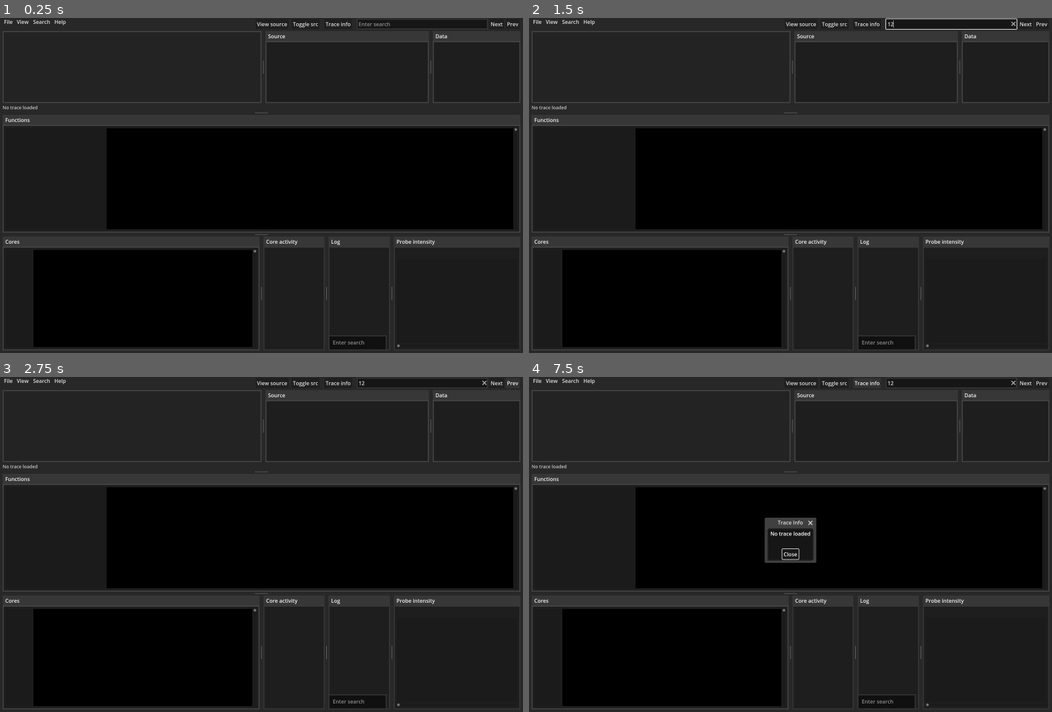
Above: before the commit, frames 1-4 (two rows, left to right).
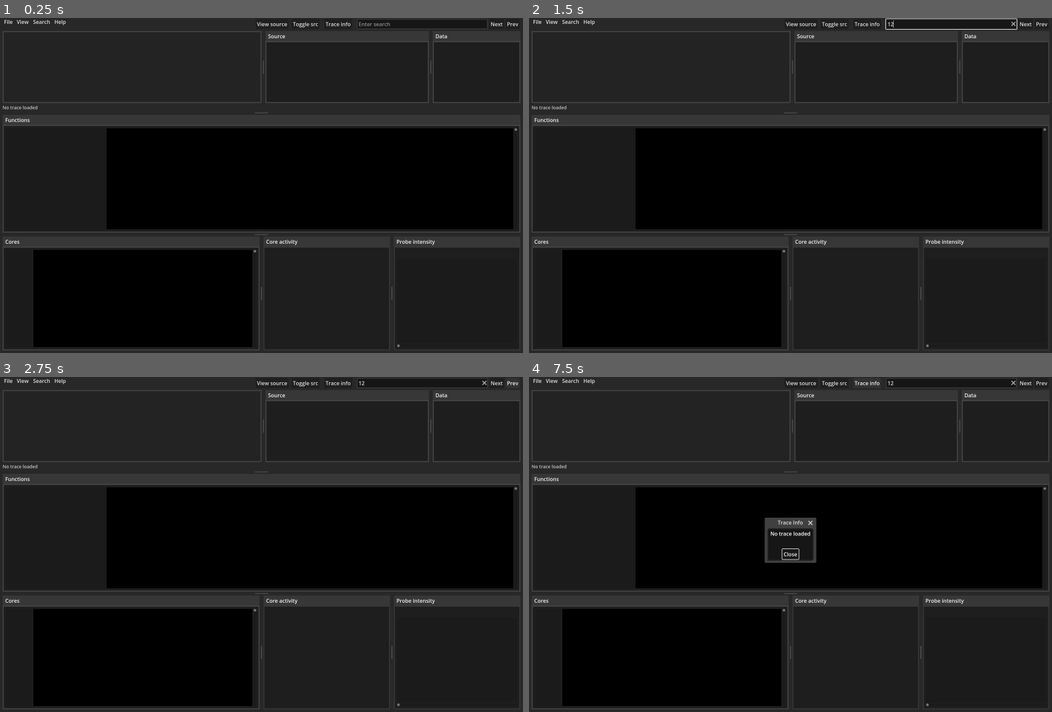
Above: after the commit, the same moments.

Repository: PatrikAAberg/dmce-gui
Game: Godot game, scene res://scene_controller.tscn
Same seed, same stepped clock (60 frames per second), same inputs: the game is played once before the commit and once after it.
Inputs (mouse positions are in pixels of both pictures, inside the frame that each line leads up to):
- Up to frame 1 (0.25 s): no input
- Up to frame 2 (1.5 s): click (748, 336) at 0.52 s; type "Alex" at 0.6 s; click (952, 24) at 0.75 s; type "12" at 0.83 s; click "Prev" at 1.25 s
- Up to frame 3 (2.75 s): click "Prev" at 2 s
- Up to frame 4 (7.5 s): click "Next" at 2.75 s; click "Next" at 3.5 s; click "Next" at 4.25 s; click "Next" at 5 s; click "Diff prev" at 5.75 s; click "Diff all" at 6.5 s; click "Trace info" at 7.25 s

The runs differ from the first frame. In frame 1, 0.2% of the frame differs, in the area x 61-74%, y 66-99%; in frame 2, 0.2%; in frame 3, 0.2%; in frame 4, 0.2%.
Error before the commit: Invalid access of index '0' on a base object of type: 'Array'. (res://TraceGUI.gd:856)
Error after the commit: Invalid access of index '0' on a base object of type: 'Array'. (res://TraceGUI.gd:864)

Commit message:
trace: log: not enabled by default, find next/prev

Diff:
--- a/dmcetraceGUI/TraceGUI.gd
+++ b/dmcetraceGUI/TraceGUI.gd
@@ -116,6 +116,8 @@
 var CoreActivityTabContainer
 var MovieTabContainer
 var LogFindLineEdit
+var LogSearchNextButton
+var LogSearchPrevButton
 
 func Activate():
 	Active = true
@@ -446,6 +448,7 @@
 	tracetmp.HexDump = []
 	tracetmp.LogPrintf = ""
 	tracetmp.LogPrintfLines = []
+	tracetmp.LogSearchIndex = 0
 	tracetmp.HexDumpRaw = []
 	tracetmp.HexDumpTraceEntry = []
 	tracetmp.HexDumpTraceEntryIndex = []
@@ -737,6 +740,8 @@
 	LogRichTextLabel = get_node("Background/VSplitTop/VSplitBot/TCMovieHSplitContainer/HistoCoreActivityHSplitContainer/LogCoreActivityHSplitContainer/LogTabContainer/LogVBoxContainer/LogRichTextLabel")
 	MovieTabContainer = get_node("Background/VSplitTop/VSplitBot/TCMovieHSplitContainer/HistoCoreActivityHSplitContainer/MovieTabContainer")
 	LogFindLineEdit = get_node("Background/VSplitTop/VSplitBot/TCMovieHSplitContainer/HistoCoreActivityHSplitContainer/LogCoreActivityHSplitContainer/LogTabContainer/LogVBoxContainer/HBoxContainer/LogSearchLineEdit")
+	LogSearchNextButton = get_node("Background/VSplitTop/VSplitBot/TCMovieHSplitContainer/HistoCoreActivityHSplitContainer/LogCoreActivityHSplitContainer/LogTabContainer/LogVBoxContainer/HBoxContainer/LogSearchNextButton")
+	LogSearchPrevButton = get_node("Background/VSplitTop/VSplitBot/TCMovieHSplitContainer/HistoCoreActivityHSplitContainer/LogCoreActivityHSplitContainer/LogTabContainer/LogVBoxContainer/HBoxContainer/LogSearchPrevButton")
 	re_remove_probe = RegEx.new()
 	re_remove_probe.compile("\\(DMCE_PROBE.*?\\),")      #\d*(.*?),")
 	re_get_probenbr = RegEx.new()
@@ -769,6 +774,9 @@
 	ShowSrcButton.pressed.connect(self._show_src_button_pressed)
 	SrcPopOutButton.pressed.connect(self._src_pop_out_button_pressed)
 	ShowLogButton.pressed.connect(self._show_log_button_pressed)
+	LogSearchNextButton.pressed.connect(self._log_search_next_button_pressed)
+	LogSearchPrevButton.pressed.connect(self._log_search_prev_button_pressed)
+
 	LogRichTextLabel.meta_clicked.connect(self._log_meta_clicked)
 	LogFindLineEdit.text_submitted.connect(self._log_find_text_submitted)
 
@@ -865,11 +873,48 @@
 				break
 
 func _log_find_next(searchstr):
+	CurrentLogSearchString = searchstr
 	if Trace[TActive].index > 0:
-		for i in range(0,len(Trace[TActive].LogPrintfLines)):
+		var i = Trace[TActive].LogSearchIndex
+		i += 1
+		if i >= len(Trace[TActive].LogPrintfLines):
+			i = 0
+		while true:
 			if searchstr in Trace[TActive].LogPrintfLines[i]:
-				print("Found at: " + str(i))
 				LogRichTextLabel.scroll_to_line(i)
+				Trace[TActive].LogSearchIndex = i
+				break
+			i += 1
+			if i >= len(Trace[TActive].LogPrintfLines):
+				i = 0
+			if i == Trace[TActive].LogSearchIndex:
+				break
+
+func _log_find_prev(searchstr):
+	CurrentLogSearchString = searchstr
+	if Trace[TActive].index > 0:
+		var i = Trace[TActive].LogSearchIndex
+		i -= 1
+		if i <= 0:
+			i = len(Trace[TActive].LogPrintfLines) - 1
+		while true:
+			if searchstr in Trace[TActive].LogPrintfLines[i]:
+				LogRichTextLabel.scroll_to_line(i)
+				Trace[TActive].LogSearchIndex = i
+				break
+			i -= 1
+			if i <= 0:
+				i = len(Trace[TActive].LogPrintfLines) - 1
+			if i == Trace[TActive].LogSearchIndex:
+				break
+
+func _log_search_next_button_pressed():
+	_log_find_next(CurrentLogSearchString)
+	LogSearchNextButton.release_focus()
+
+func _log_search_prev_button_pressed():
+	_log_find_prev(CurrentLogSearchString)
+	LogSearchPrevButton.release_focus()
 
 func _find_next_button_pressed():
 	FindNextButton.release_focus()
@@ -1620,8 +1665,11 @@
 	MovieChart.Update()
 	CoreActivity.Update()
 	PopulateViews(SRC | INFO | TRACE)
+
 	# Log view
 	LogRichTextLabel.text = Trace[TActive].LogPrintf
+	LogRichTextLabel.scroll_to_line(Trace[TActive].LogSearchIndex)
+
 	TCoreLabels.Init(self)
 	FuncVScrollBar.value = Trace[TActive].FuncVScrollBarIndex
 	if len(Trace[TActive].HexDumpTraceEntryIndex) > 0:
--- a/dmcetraceGUI/TraceGUI.tscn
+++ b/dmcetraceGUI/TraceGUI.tscn
@@ -442,6 +442,7 @@
 script = ExtResource("7_nh6xr")
 
 [node name="LogTabContainer" type="TabContainer" parent="Background/VSplitTop/VSplitBot/TCMovieHSplitContainer/HistoCoreActivityHSplitContainer/LogCoreActivityHSplitContainer"]
+visible = false
 layout_mode = 2
 size_flags_horizontal = 3
 theme_override_styles/tab_selected = SubResource("StyleBoxFlat_ydq80")
@@ -476,6 +477,14 @@
 size_flags_horizontal = 3
 theme_override_styles/normal = SubResource("StyleBoxFlat_lsv21")
 placeholder_text = "Enter filter"
+
+[node name="LogSearchNextButton" type="Button" parent="Background/VSplitTop/VSplitBot/TCMovieHSplitContainer/HistoCoreActivityHSplitContainer/LogCoreActivityHSplitContainer/LogTabContainer/LogVBoxContainer/HBoxContainer"]
+layout_mode = 2
+text = "Next"
+
+[node name="LogSearchPrevButton" type="Button" parent="Background/VSplitTop/VSplitBot/TCMovieHSplitContainer/HistoCoreActivityHSplitContainer/LogCoreActivityHSplitContainer/LogTabContainer/LogVBoxContainer/HBoxContainer"]
+layout_mode = 2
+text = "Prev"
 
 [node name="MovieTabContainer" type="TabContainer" parent="Background/VSplitTop/VSplitBot/TCMovieHSplitContainer/HistoCoreActivityHSplitContainer"]
 layout_mode = 2
@@ -553,7 +562,6 @@
 item_7/id = 7
 item_8/text = "Show log"
 item_8/checkable = 1
-item_8/checked = true
 item_8/id = 8
 
 [node name="PopupMenuSearch" type="PopupMenu" parent="MenuBar"]
